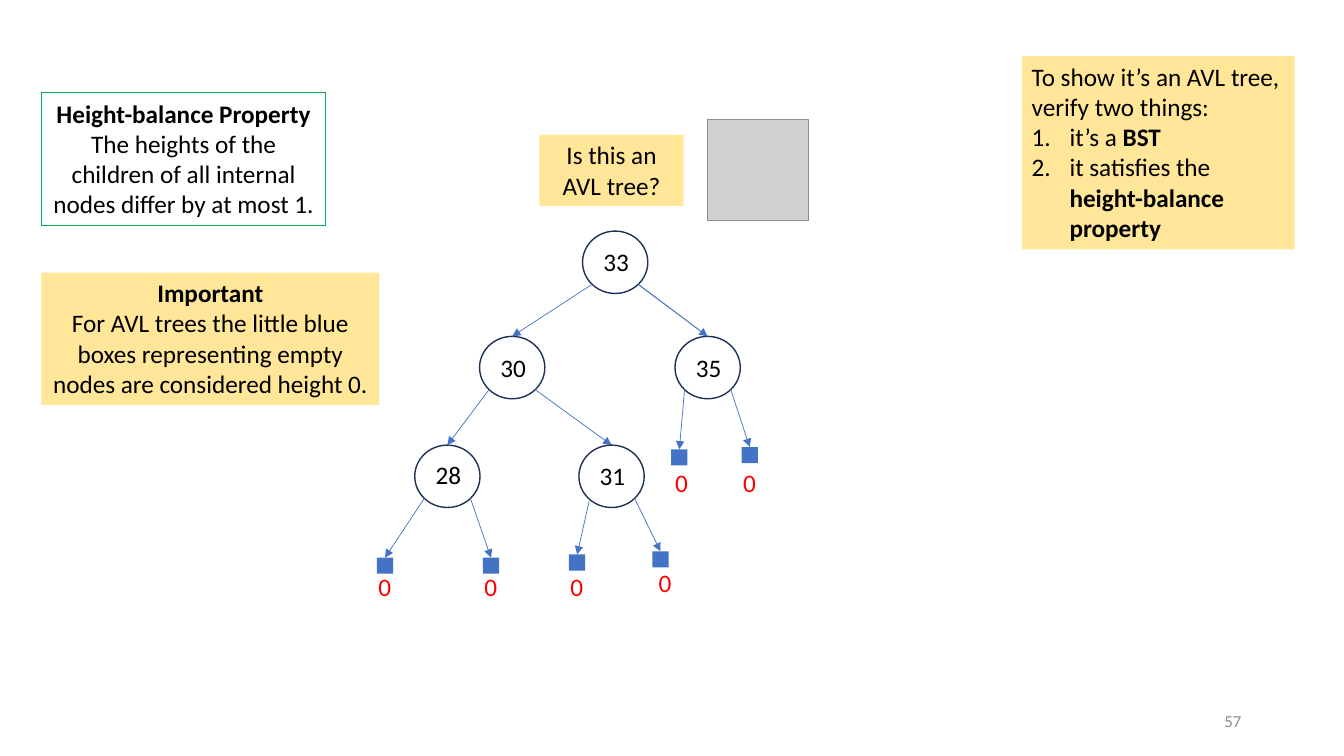
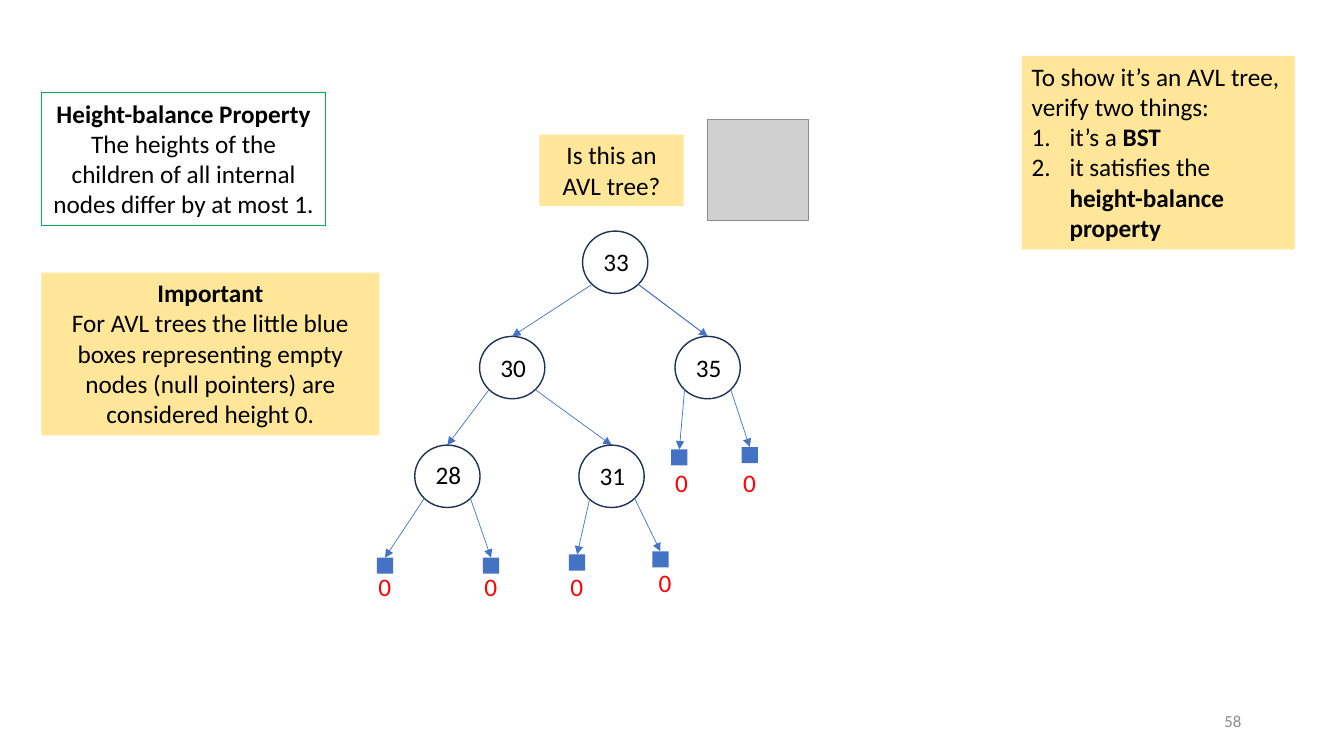
Before and after one commit to tjd1234/cmpt225summer2023, a slide deck: slide 58 of lecture_notes/week10/week10_BST.pptx (slide 57 before the commit). Drawn at 1344x756 pixels with LibreOffice and Linux fonts; fonts in the diff are those of the drawing; grey boxes stand for pictures. Boxes give left, top, right and bottom in pixels: in the first picture for what was removed or moved away, otherwise in the second. Text is boxed around its words. In the diff, an @@ line names an element or a change of style, - is before the commit and + after.

Commit message:
updated

```diff
--- a/lecture_notes/week10/week10_BST.pptx
+++ b/lecture_notes/week10/week10_BST.pptx
@@ rectangle "Important For AVL trees the ..." resized from (x1=41, y1=272, x2=379, y2=404) to (x1=41, y1=272, x2=379, y2=436) @@
@@ text in rectangle at (x1=72, y1=285, x2=349, y2=428): text changed @@
-Important
-For AVL trees the little blue boxes representing empty nodes are considered height 0.
+Important
+For AVL trees the little blue boxes representing empty nodes (null pointers) are considered height 0.
@@ page number at (x1=1224, y1=715, x2=1241, y2=727): text changed @@
-57
+58
```
Also in this commit, not shown: 43 other slides changed, 8 slides added.
